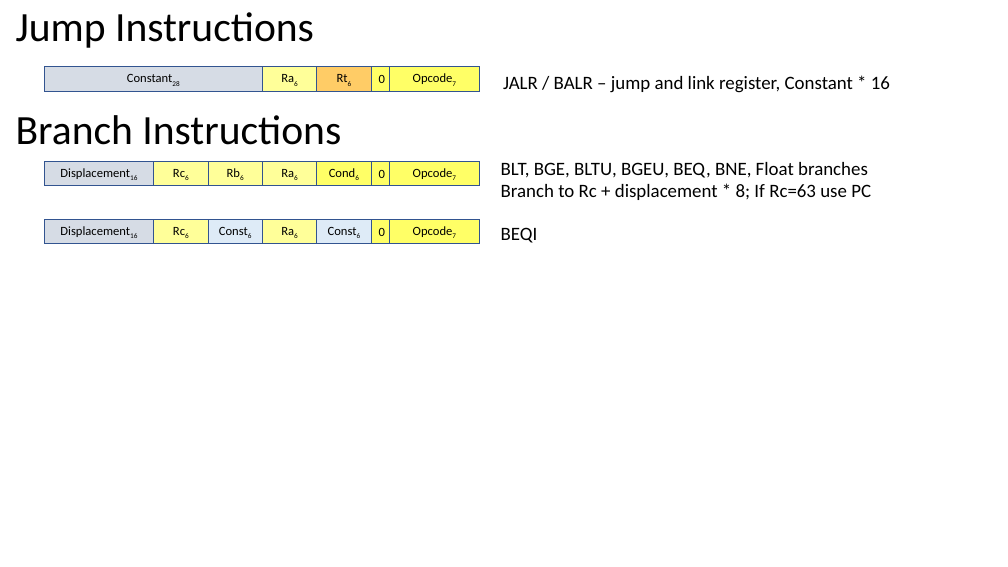
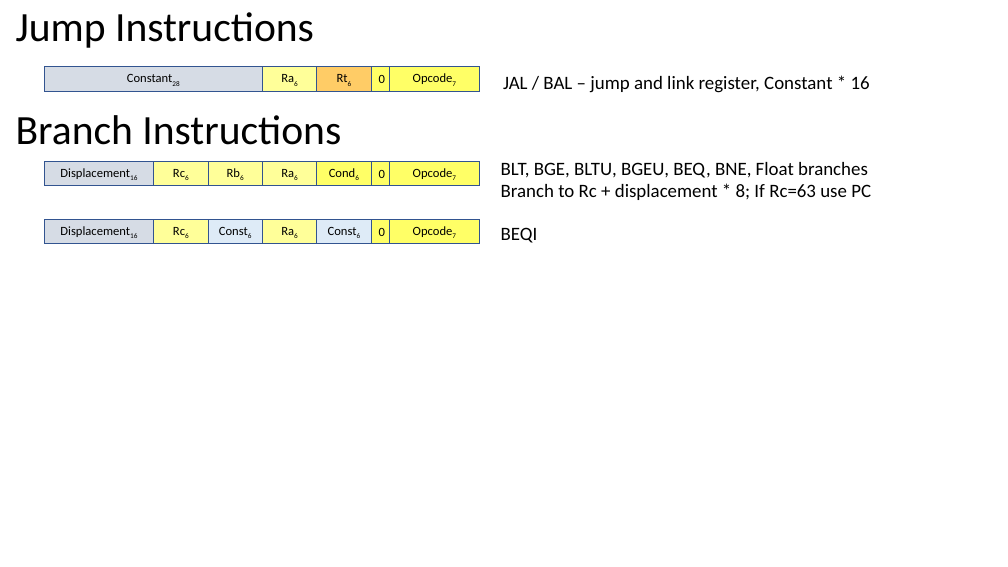
Before and after one commit to robfinch/ANY-1, a slide deck: slide 6 of v1/doc/ANY-1 Prog Model.pptx (slide 5 before the commit). Drawn at 1008x567 pixels with LibreOffice and Linux fonts; fonts in the diff are those of the drawing. Boxes give left, top, right and bottom in pixels: in the first picture for what was removed or moved away, otherwise in the second. Text is boxed around its words. In the diff, an @@ line names an element or a change of style, - is before the commit and + after.

```diff
--- a/v1/doc/ANY-1 Prog Model.pptx
+++ b/v1/doc/ANY-1 Prog Model.pptx
@@ text at (503, 76, 870, 93): text changed @@
-JALR / BALR – jump and link register, Constant * 16
+JAL / BAL – jump and link register, Constant * 16
```
Also in this commit, not shown: 1 other slide changed, 1 slide added, 1 other file.
